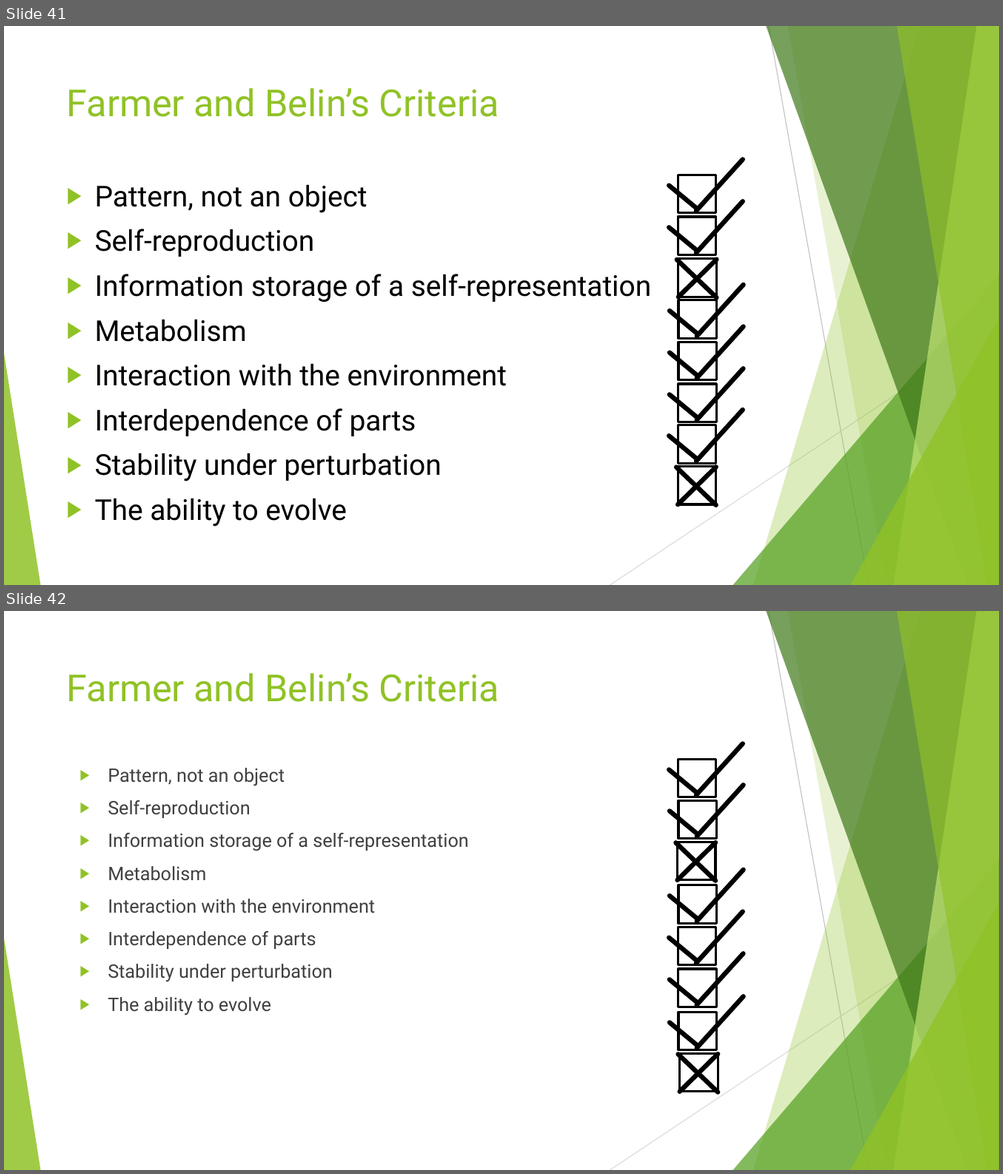
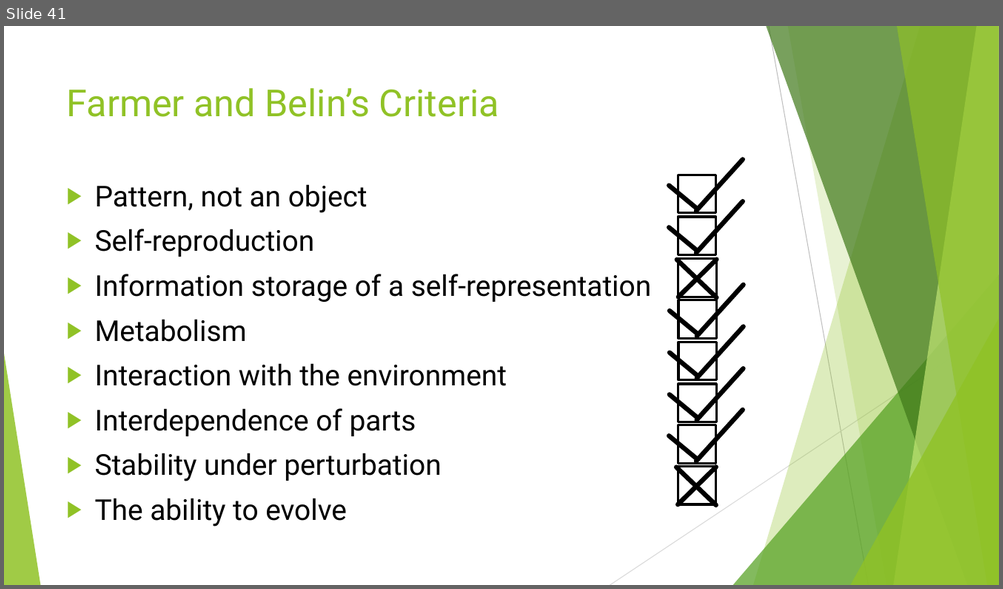
Before and after one commit to BenChurch/Fall2016, a slide deck: CISC879/ChapterPresentation/LectureSlidesCh8.pptx. Shown one above the other, each under a label of ours: slides 41 and 42 before the commit, slide 41 after it. The pictures are 1003x1174 and 1003x589 pixels, drawn with LibreOffice and Linux fonts; fonts in the diff are those of the drawing. Boxes give left, top, right and bottom in pixels: in the first picture for what was removed or moved away, otherwise in the second. Text is boxed around its words. In the diff, an @@ line names an element or a change of style, - is before the commit and + after.

```diff
--- a/CISC879/ChapterPresentation/LectureSlidesCh8.pptx
+++ b/CISC879/ChapterPresentation/LectureSlidesCh8.pptx
@@ slide 42 removed at <box>4,611,999,1170</box>, background #FFFFFF; not listed: 10 template elements that a slide beside it also shows @@
@@ title removed at <box>67,673,499,702</box> @@
-Farmer and Belin’s Criteria
@@ line removed from (697, 795) to (743, 743) @@
@@ rectangle removed at <box>677,760,716,797</box> @@
@@ text removed at <box>108,768,468,1016</box> @@
-▶ Pattern, not an object
-▶ Self-reproduction
-▶ Information storage of a self-representation
-▶ Metabolism
-▶ Interaction with the environment
-▶ Interdependence of parts
-▶ Stability under perturbation
-▶ The ability to evolve
@@ line removed from (669, 770) to (697, 793) @@
@@ line removed from (697, 836) to (743, 785) @@
@@ rectangle removed at <box>678,800,717,839</box> @@
@@ line removed from (669, 811) to (697, 834) @@
@@ line removed from (675, 843) to (716, 881) @@
@@ rectangle removed at <box>677,843,715,880</box> @@
@@ line removed from (716, 843) to (677, 880) @@
@@ line removed from (697, 921) to (743, 870) @@
@@ line removed from (669, 896) to (697, 919) @@
@@ rectangle removed at <box>678,886,717,923</box> @@
@@ line removed from (697, 963) to (743, 911) @@
@@ line removed from (669, 938) to (697, 961) @@
@@ rectangle removed at <box>677,927,716,965</box> @@
@@ line removed from (697, 1005) to (743, 954) @@
@@ line removed from (669, 980) to (697, 1002) @@
@@ rectangle removed at <box>678,969,717,1007</box> @@
@@ line removed from (697, 1048) to (743, 997) @@
@@ line removed from (669, 1023) to (697, 1046) @@
@@ rectangle removed at <box>678,1012,717,1051</box> @@
@@ rectangle removed at <box>679,1054,717,1092</box> @@
@@ line removed from (718, 1054) to (679, 1092) @@
@@ line removed from (677, 1055) to (718, 1093) @@
```
Also in this commit, not shown: 2 other files.
